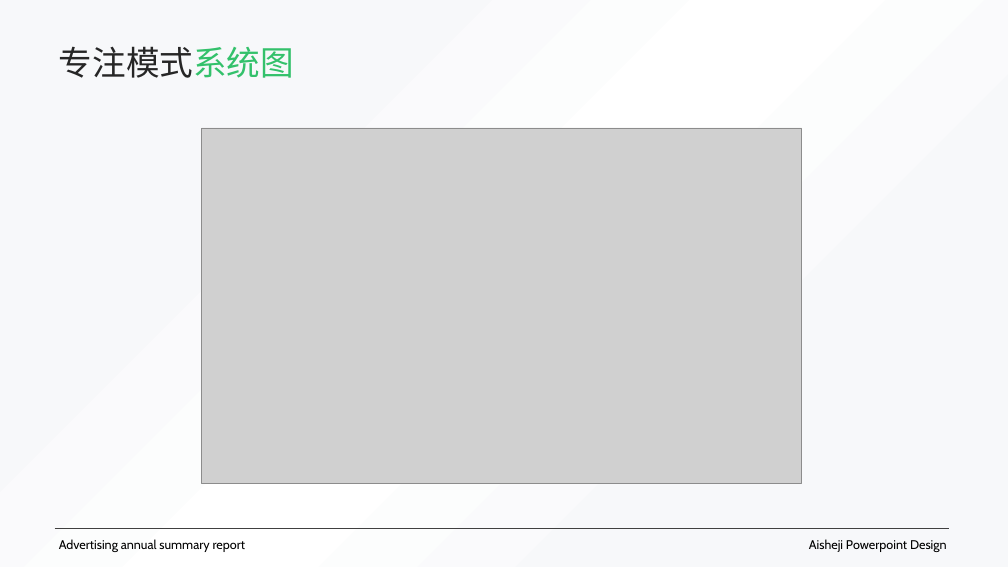
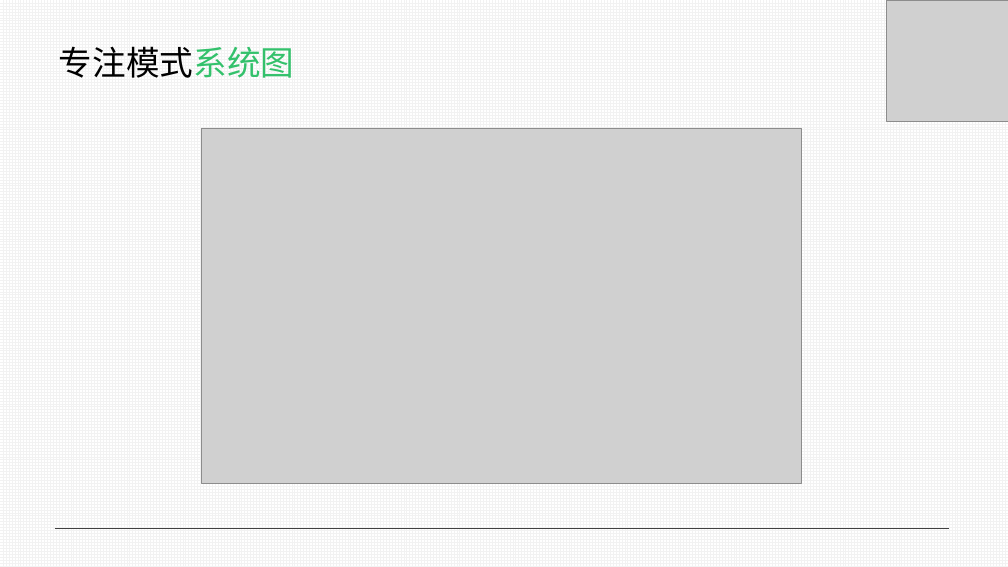
Before and after one commit to luxingzhi27/Tongji_SAD_2023_project, a slide deck: slide 22 of assignment3/期末展示.pptx (slide 17 before the commit). Drawn at 1008x567 pixels with LibreOffice and Linux fonts; fonts in the diff are those of the drawing; grey boxes stand for pictures. Boxes give left, top, right and bottom in pixels: in the first picture for what was removed or moved away, otherwise in the second. Text is boxed around its words. In the diff, an @@ line names an element or a change of style, - is before the commit and + after.

```diff
--- a/assignment3/期末展示.pptx
+++ b/assignment3/期末展示.pptx
@@ background gradient #F7F8FA to #FFFFFF to pattern #F2F2F2 on #FFFFFF @@
@@ picture added at (x1=887, y1=0, x2=1008, y2=122) @@
@@ text "专注模式系统图" at (x1=59, y1=46, x2=294, y2=78): text colour #262626 to #000000 in "专注模式系统图" @@
@@ text removed at (x1=59, y1=539, x2=246, y2=552) @@
-Advertising annual summary report
@@ text removed at (x1=809, y1=539, x2=947, y2=552) @@
-Aisheji Powerpoint Design
```
Also in this commit, not shown: 8 other slides changed, 13 slides added, 9 slides removed, 1 other file.
